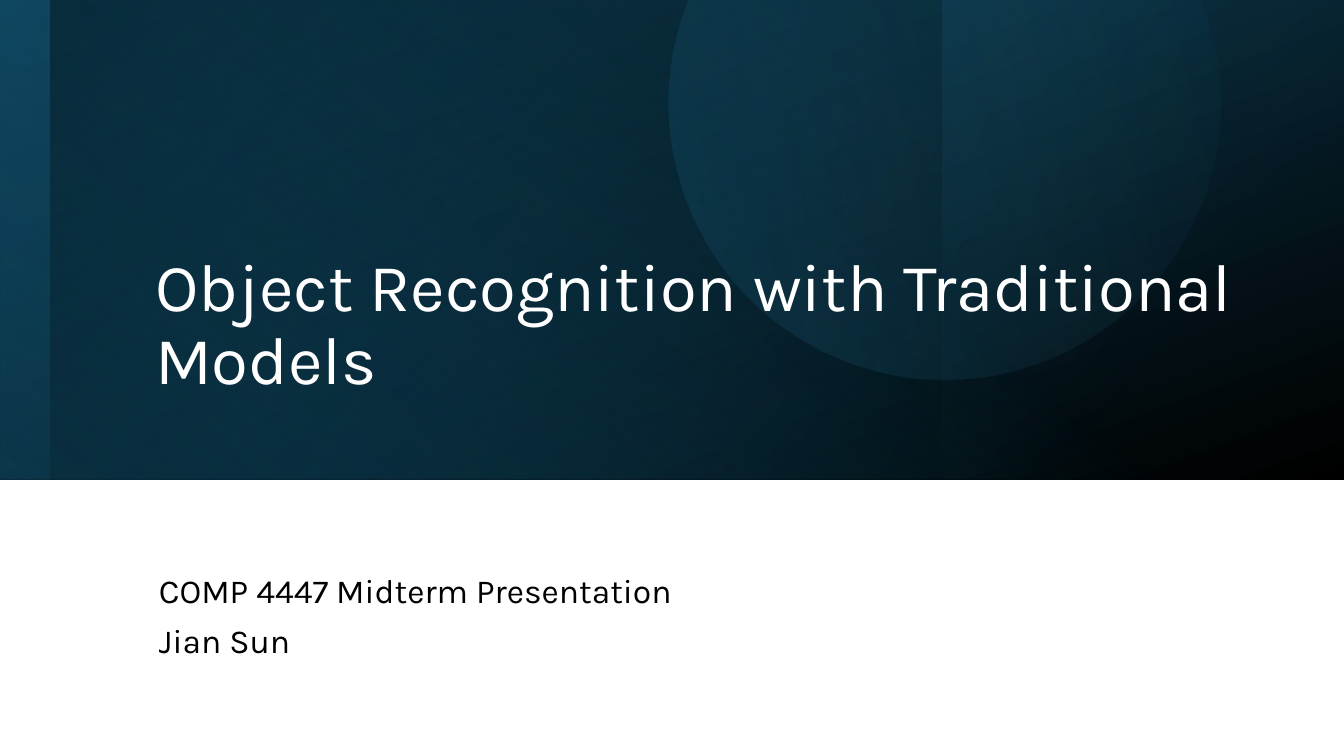
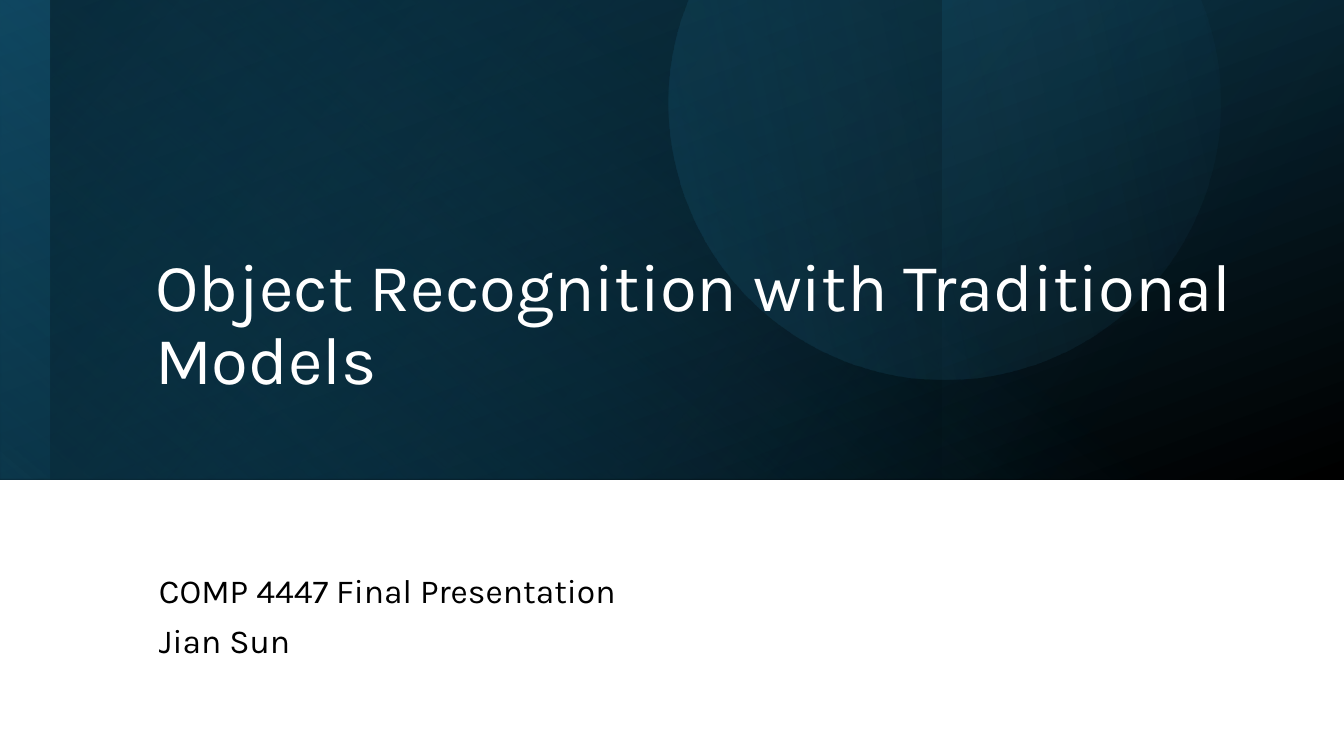
Before and after one commit to jiansfoggy/COMP4447_Object_Recognition_with_Traditional_Models, a slide deck: slide 1 of COMP 4447 Midterm Presentation.pptx. Drawn at 1344x756 pixels with LibreOffice and Linux fonts; fonts in the diff are those of the drawing. Boxes give left, top, right and bottom in pixels: in the first picture for what was removed or moved away, otherwise in the second. Text is boxed around its words. In the diff, an @@ line names an element or a change of style, - is before the commit and + after.

```diff
--- a/COMP 4447 Midterm Presentation.pptx
+++ b/COMP 4447 Midterm Presentation.pptx
@@ subtitle at <box>159,580,616,604</box>: text changed @@
-COMP 4447 Midterm Presentation
+COMP 4447 Final Presentation
```
Also in this commit, not shown: 2 other slides changed, 1 slide added.
